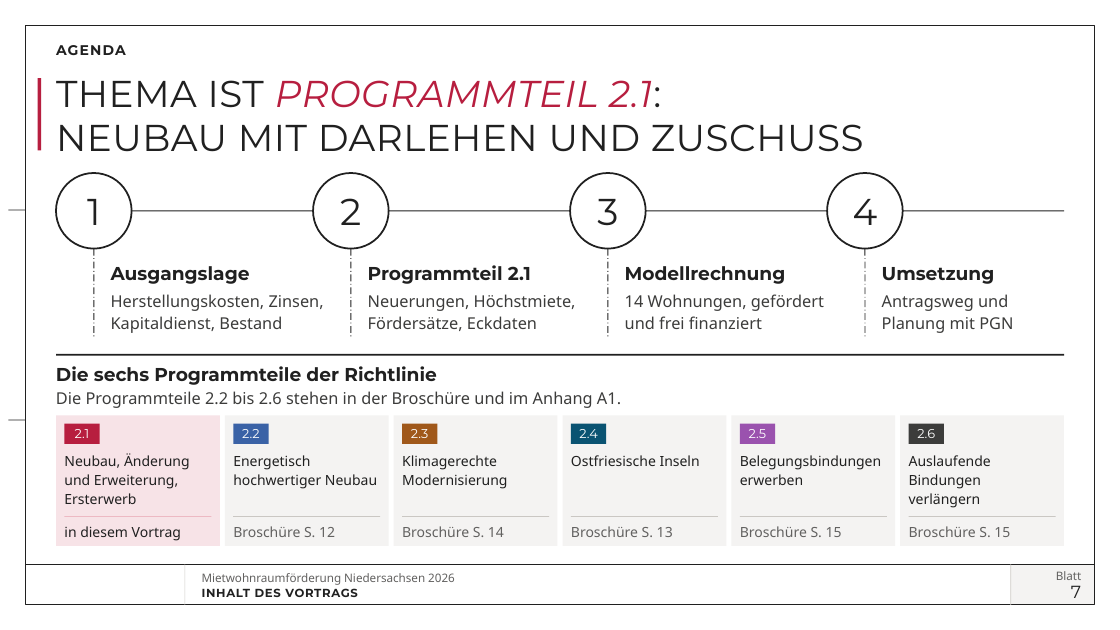
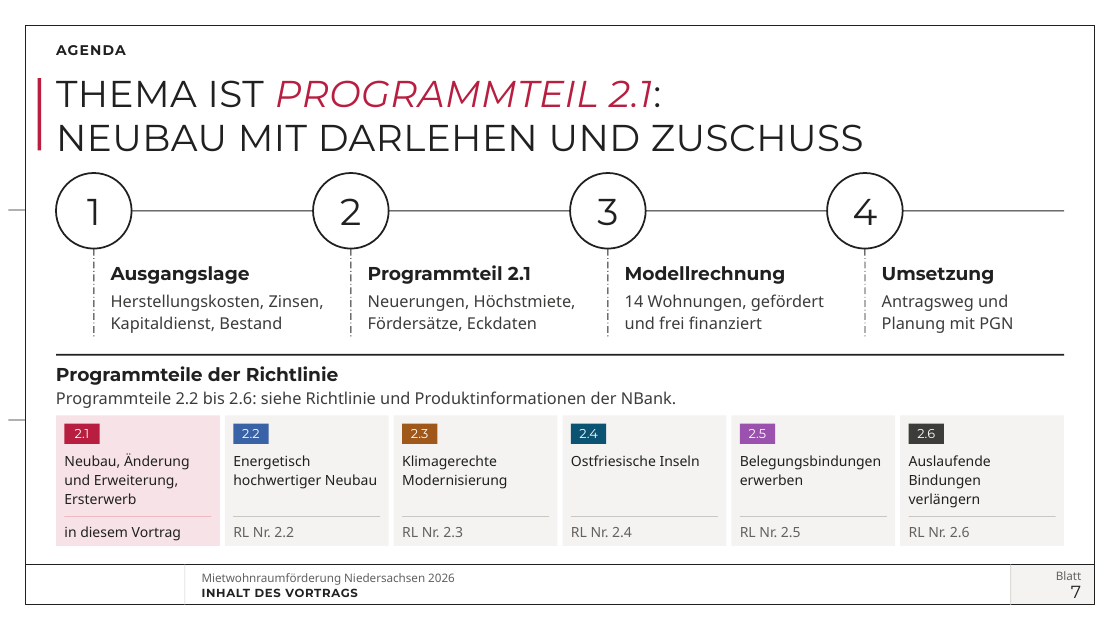
Before and after one commit to vgedaschko/NBank, a slide deck: slide 7 of praesentation/dist/PGN-Mietwohnraumfoerderung-Niedersachsen-2026-Vortrag.pptx. Drawn at 1120x630 pixels with LibreOffice and Linux fonts; fonts in the diff are those of the drawing; background and template pictures are left out. Boxes give left, top, right and bottom in pixels: in the first picture for what was removed or moved away, otherwise in the second. Text is boxed around its words. In the diff, an @@ line names an element or a change of style, - is before the commit and + after.

```diff
--- a/praesentation/dist/PGN-Mietwohnraumfoerderung-Niedersachsen-2026-Vortrag.pptx
+++ b/praesentation/dist/PGN-Mietwohnraumfoerderung-Niedersachsen-2026-Vortrag.pptx
@@ text at bbox=[56, 366, 339, 385]: text changed @@
-Die sechs Programmteile der Richtlinie
+Programmteile der Richtlinie
@@ text at bbox=[56, 391, 676, 408]: text changed @@
-Die Programmteile 2.2 bis 2.6 stehen in der Broschüre und im Anhang A1.
+Programmteile 2.2 bis 2.6: siehe Richtlinie und Produktinformationen der NBank.
@@ text at bbox=[233, 527, 294, 537]: text changed @@
-Broschüre S. 12
+RL Nr. 2.2
@@ text at bbox=[402, 527, 463, 537]: text changed @@
-Broschüre S. 14
+RL Nr. 2.3
@@ text at bbox=[571, 527, 632, 537]: text changed @@
-Broschüre S. 13
+RL Nr. 2.4
@@ text at bbox=[740, 527, 801, 537]: text changed @@
-Broschüre S. 15
+RL Nr. 2.5
@@ text at bbox=[909, 527, 970, 537]: text changed @@
-Broschüre S. 15
+RL Nr. 2.6
```
Also in this commit, not shown: 22 other slides changed, 3 slides added, 4 slides removed, 35 other files.
